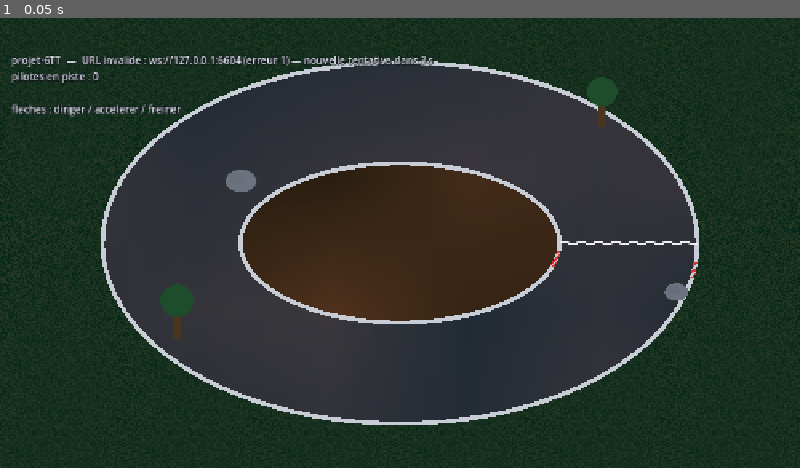
Above: before the commit, frame 1.
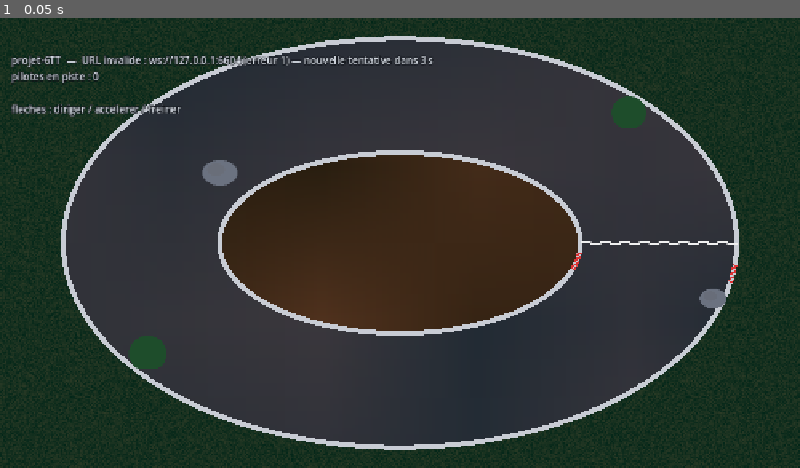
Above: after the commit, the same moment.

Repository: olegrand1976/6TT-2026-2027
Game: Godot game, scene res://scenes/main.tscn
Two runs of this game, one before a commit and one after it. Both use one fixed random seed, a clock stepped at 60 frames per second and the inputs below.
Inputs:
- Up to frame 1 (0.05 s): no input

The runs differ from the first frame. In frame 1, 17% of the frame differs, in the area x 0-100%, y 0-100%.

Commit message:
Améliore le rendu piste et centre la caméra sur l’ovale en jeu.
Murs elliptiques, arbres vus du dessus, TrackElement en @tool pour l’éditeur ; auto_fit_track verrouille le zoom et l’origine (0,0).

Co-authored-by: Cursor <cursoragent@cursor.com>

Diff:
--- a/godot/scenes/client/camera/follow_camera.tscn
+++ b/godot/scenes/client/camera/follow_camera.tscn
@@ -5,6 +5,7 @@
 [node name="FollowCamera" type="Camera2D"]
 position_smoothing_enabled = true
 position_smoothing_speed = 10.0
-zoom = Vector2(0.85, 0.85)
 script = ExtResource("1_cam")
+auto_fit_track = true
+fit_padding = 1.1
 track_center_influence = 0.15
--- a/godot/scenes/client/world/track/elements/tree.tscn
+++ b/godot/scenes/client/world/track/elements/tree.tscn
@@ -13,5 +13,4 @@
 [node name="Sprite2D" type="Sprite2D" parent="."]
 
 [node name="Collision" parent="." instance=ExtResource("3_col")]
-position = Vector2(0, -42)
-radius = 26.0
+radius = 22.0
--- /dev/null
+++ b/godot/scenes/client/world/track/elements/wall_edges.tscn
@@ -0,0 +1,14 @@
+[gd_scene format=3 uid="uid://dmfb4q5h2vbwc"]
+
+[ext_resource type="Script" path="res://scripts/client/world/track/track_element.gd" id="1"]
+[ext_resource type="Texture2D" path="res://assets/track/wall.png" id="2_tex"]
+
+[node name="WallEdges" type="Node2D"]
+script = ExtResource("1")
+kind = 6
+render_layer = -23
+surface_texture = ExtResource("2_tex")
+
+[node name="OuterWall" type="Line2D" parent="."]
+
+[node name="InnerWall" type="Line2D" parent="."]
--- a/godot/scenes/client/world/track/elements/walls_layer.tscn
+++ b/godot/scenes/client/world/track/elements/walls_layer.tscn
@@ -1,11 +1,8 @@
 [gd_scene load_steps=2 format=3 uid="uid://b6ttelwalls"]
 
-[ext_resource type="PackedScene" uid="uid://b6ttelwallseg" path="res://scenes/client/world/track/elements/wall_segment.tscn" id="2_wall"]
+[ext_resource type="PackedScene" uid="uid://b6ttelwalledges" path="res://scenes/client/world/track/elements/wall_edges.tscn" id="1_edges"]
 
 [node name="Walls" type="Node2D"]
-z_index = -20
+z_index = -23
 
-[node name="WallNorth" parent="." instance=ExtResource("2_wall")]
-position = Vector2(0, -520)
-rotation = 1.5707964
-length = 120.0
+[node name="WallEdges" parent="." instance=ExtResource("1_edges")]
--- a/godot/scripts/client/camera/follow_camera.gd
+++ b/godot/scripts/client/camera/follow_camera.gd
@@ -2,21 +2,56 @@
 ##
 ## La piste est centrée en `(0, 0)` ; la grille de départ est à droite (~460 px).
 ## `track_center_influence` rapproche légèrement le cadre du centre de l'ovale
-## sans figer la caméra sur la voiture.
+## sans figer la caméra sur la voiture (ignoré si `auto_fit_track`).
 class_name Rac6ttFollowCamera
 extends Camera2D
 
 @export var default_zoom := Vector2(0.85, 0.85)
 @export_range(0.0, 1.0, 0.01) var track_center_influence := 0.15
+@export var auto_fit_track := true
+## Marge autour de l'ellipse `Track.OUTER` (1.1 ≈ 10 % de bord).
+@export_range(1.0, 1.6, 0.01) var fit_padding := 1.1
 
 
 func _ready() -> void:
-	zoom = default_zoom
 	position_smoothing_enabled = true
 	make_current()
+	_bind_viewport_resize()
+	if auto_fit_track:
+		position = Vector2.ZERO
+	call_deferred("_apply_zoom")
+
+
+func _bind_viewport_resize() -> void:
+	var vp := get_viewport()
+	if vp == null:
+		return
+	if not vp.size_changed.is_connected(_apply_zoom):
+		vp.size_changed.connect(_apply_zoom)
+
+
+func _apply_zoom() -> void:
+	if auto_fit_track:
+		zoom = _zoom_to_fit_track()
+	else:
+		zoom = default_zoom
+
+
+## Zoom uniforme pour voir tout l'ovale extérieur dans la fenêtre courante.
+func _zoom_to_fit_track() -> Vector2:
+	var vp_size := get_viewport().get_visible_rect().size
+	if vp_size.x <= 1.0 or vp_size.y <= 1.0:
+		return default_zoom
+	var half := Track.OUTER * fit_padding
+	var z := minf(vp_size.x / (2.0 * half.x), vp_size.y / (2.0 * half.y))
+	z = maxf(z, 0.05)
+	return Vector2(z, z)
 
 
 func follow_world_position(world_pos: Vector2) -> void:
+	if auto_fit_track:
+		position = Vector2.ZERO
+		return
 	var target := world_pos.lerp(Vector2.ZERO, track_center_influence)
 	position = target
 
--- a/godot/scripts/client/world/track/track_element.gd
+++ b/godot/scripts/client/world/track/track_element.gd
@@ -9,6 +9,7 @@
 ## Le serveur **ne lit pas** ce script : il scanne les `TrackCollisionMarker` dans l'arbre.
 ##
 ## `_set` : permet de voir le changement de texture/couleur dans l'éditeur sans relancer.
+@tool
 class_name TrackElement
 extends Node2D
 
@@ -19,6 +20,8 @@
 	START_LINE,
 	SPRITE_DECOR,
 	WALL_SEGMENT,
+	## Murs le long des ellipses intérieure / extérieure (`OuterWall` / `InnerWall` Line2D).
+	WALL_EDGES,
 }
 
 enum EllipseKind {
@@ -138,6 +141,8 @@
 			_apply_sprite_decor()
 		Kind.WALL_SEGMENT:
 			_apply_wall_segment()
+		Kind.WALL_EDGES:
+			_apply_wall_edges()
 		_:
 			assert(false, "TrackElement.Kind inconnu : %d" % int(kind))
 
@@ -174,6 +179,26 @@
 		line.closed = true
 		line.joint_mode = Line2D.LINE_JOINT_ROUND
 		apply_modulate(line, Track.KERB)
+	outer.points = outer_pts
+	inner.points = inner_pts
+
+
+func _apply_wall_edges() -> void:
+	var outer := get_node_or_null("OuterWall") as Line2D
+	var inner := get_node_or_null("InnerWall") as Line2D
+	if outer == null or inner == null:
+		return
+	var tex := _resolved_texture(TEX_WALL)
+	var start_angle := _kerb_start_angle(outer, tex, Track.OUTER)
+	var outer_pts := Track.ellipse_points(Track.OUTER, 96, start_angle)
+	var inner_pts := Track.ellipse_points(Track.INNER, 96, start_angle)
+	for line in [outer, inner]:
+		line.texture = tex
+		line.texture_mode = Line2D.LINE_TEXTURE_TILE
+		line.width = 10.0
+		line.closed = true
+		line.joint_mode = Line2D.LINE_JOINT_ROUND
+		apply_modulate(line, Track.WALL)
 	outer.points = outer_pts
 	inner.points = inner_pts
 
@@ -220,9 +245,15 @@
 	spr.centered = true
 	spr.scale = Vector2.ONE * scale_factor
 	if sprite_feet_on_ground:
+		# PNG « profil » : n'afficher que la couronne (vue du dessus).
 		var size := texture_size(tex)
-		spr.offset = Vector2(0.0, -size.y * 0.5)
+		const CROWN_HEIGHT_RATIO := 0.58
+		var crown_h := size.y * CROWN_HEIGHT_RATIO
+		spr.region_enabled = true
+		spr.region_rect = Rect2(0.0, 0.0, size.x, crown_h)
+		spr.offset = Vector2.ZERO
 	else:
+		spr.region_enabled = false
 		spr.offset = Vector2.ZERO
 	var palette := Track.TREE_CROWN if sprite_feet_on_ground else Track.ROCK
 	apply_modulate(spr, palette)
--- a/godot/scripts/network/net.gd
+++ b/godot/scripts/network/net.gd
@@ -7,6 +7,9 @@
 ##   serveur → `CarPhysics` + collisions → `snapshot` (toutes les voitures)
 ##
 ## Voir aussi : docs/CODE-GODOT.md (boucle 30 Hz).
+##
+## Pas de graphisme : pour voir la piste dans l'éditeur, ouvrir
+## `scenes/client/world/track/track.tscn` (ou `world.tscn` / `client.tscn`).
 extends Node
 
 ## Simulation réseau à pas fixe (indépendant du FPS d'affichage).
Not shown, changed: godot/README.md
